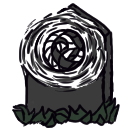
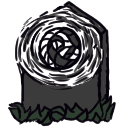
Two versions of the same layered image (128 × 128). Layer-by-layer changes:
removed layer "Pintar camada 5" over [8, 1, 120, 128]
painted on "COR" over [8, 1, 120, 128]
